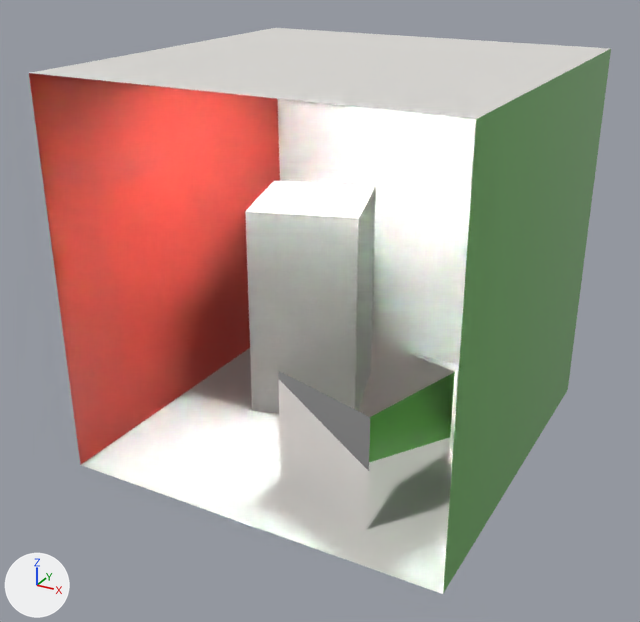
One commit to the glTF model data/GLTFs/cornell_pbr.gltf: the scene before it, then after it.
Camera for both pictures: a 50 mm camera at (1.97, -3.82, 2.59) aimed at (-0.06, -0.13, 0.74). Lighting does not change. The marker at lower left points along +X, +Y and +Z. Where no turn or scale is listed for an object, it has been applied to the vertices.

Objects in the first picture: 'cornell.001'.
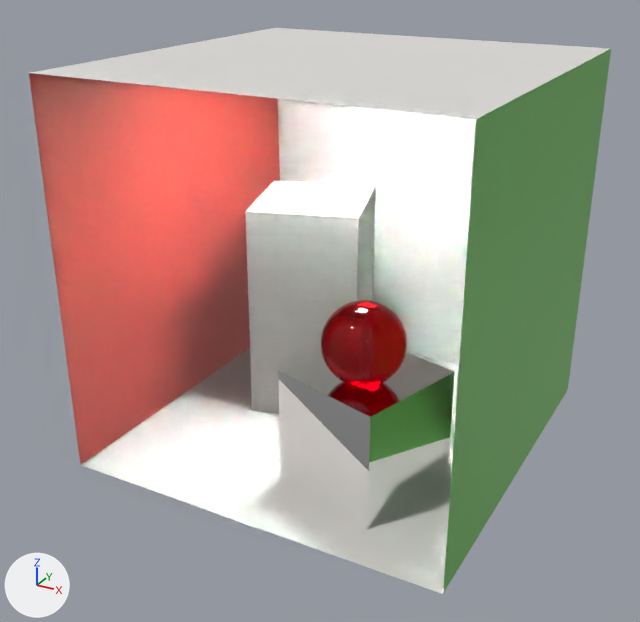
What differs and where, as boxes [x1, y1, x2, y2] in the pictures (640 x 622 px):
'cornell.001', surface changed: [29, 48, 611, 594] in both
'Sphere', added (red): after [320, 300, 407, 387]

Edits to the bpy script that builds the scene:
```text
Change mat_leftwall_001:
    mat_leftwall_001.roughness: 0.0 -> 0.5
Add mat_material_001:
    mat_material_001 = principled_material('Material.001')
    mat_material_001.base_color = (0.8, 0.0, 0.00426)  # red #e7000e
    mat_material_001.roughness = 0.0
    mat_material_001.ior = 1.45
    mat_material_001.transmission_weight = 1.0
Add me_sphere:
    me_sphere.from_pydata(...)  # 4034 vertices, 8064 faces; spans x -0.2..0.2, y -0.2..0.2, z -0.2..0.2
    me_sphere.materials.append(mat_material_001)  # red #e7000e
Add ob_sphere:
    ob_sphere = bpy.data.objects.new('Sphere', me_sphere)
    ob_sphere.location = (0.356, -0.472, 0.8)
```
